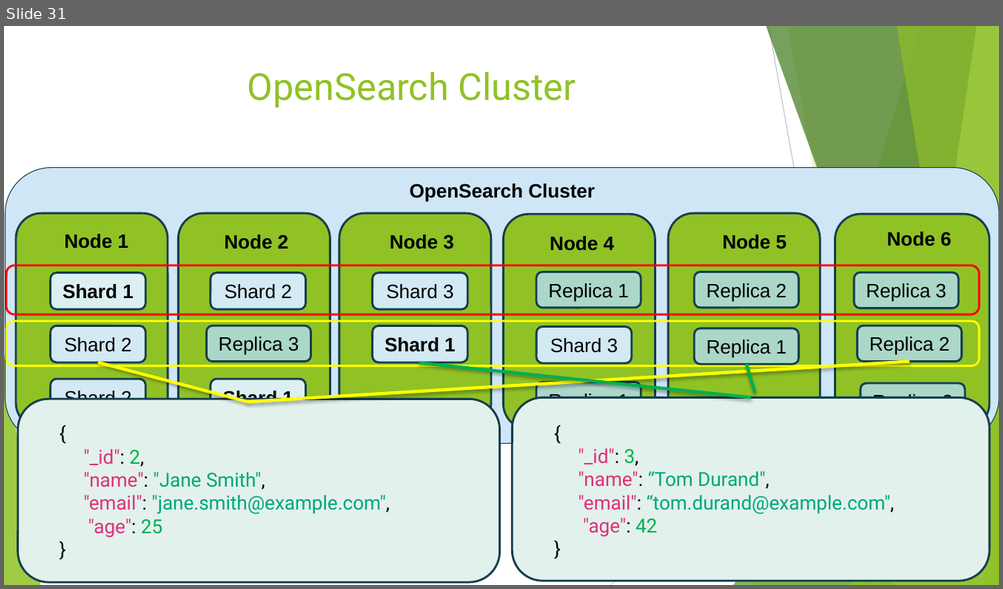
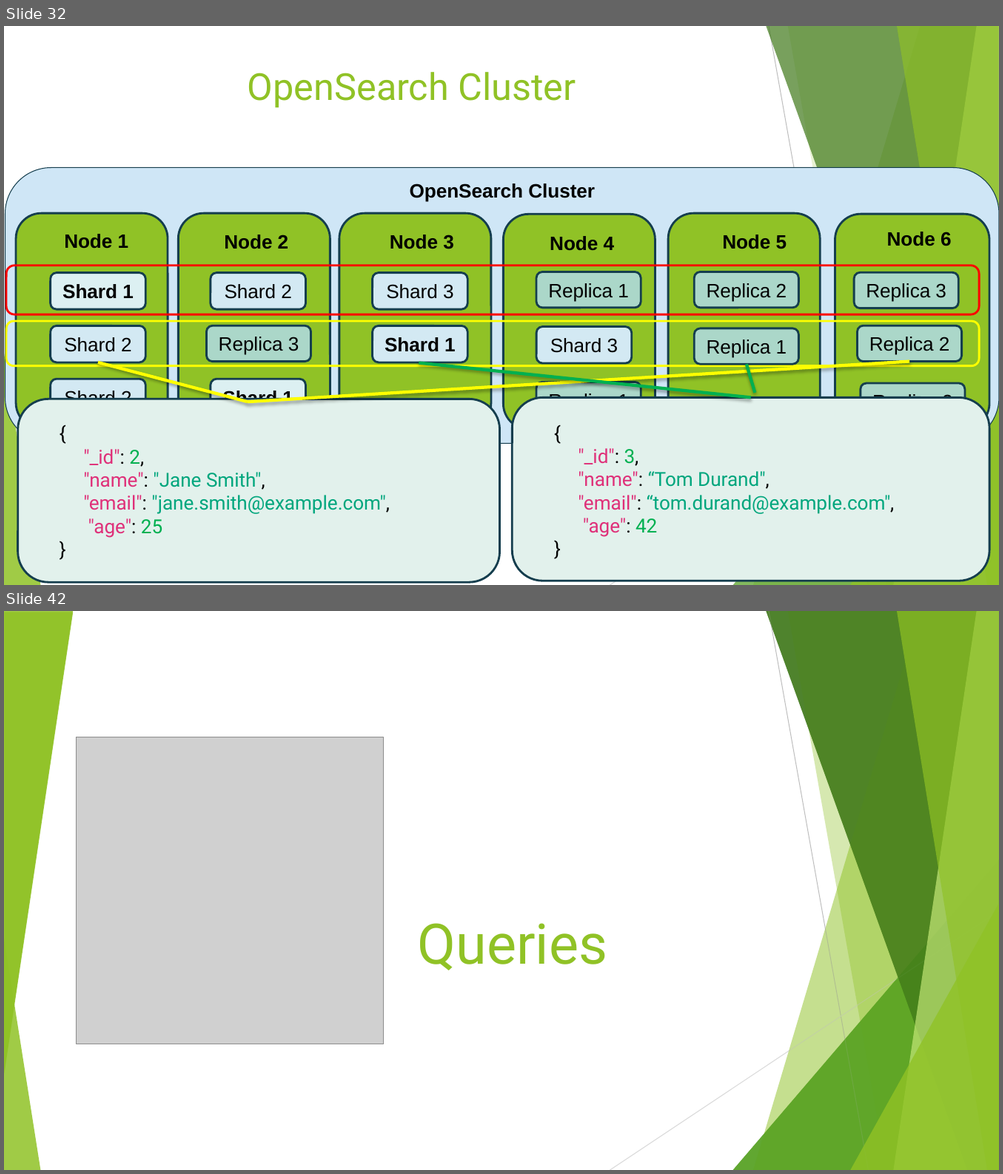
Before and after one commit to zwergon/ensg_search, a slide deck: docs/NoSQL introduction.pptx. Shown one above the other, each under a label of ours: slide 31 before the commit, slides 32 and 42 after it; the slides between them are not shown. The pictures are 1003x589 and 1003x1174 pixels, drawn with LibreOffice and Linux fonts; fonts in the diff are those of the drawing; grey boxes stand for pictures. Boxes give left, top, right and bottom in pixels: in the first picture for what was removed or moved away, otherwise in the second. Text is boxed around its words. In the diff, an @@ line names an element or a change of style, - is before the commit and + after.

```diff
--- a/docs/NoSQL introduction.pptx
+++ b/docs/NoSQL introduction.pptx
@@ slide 42 added at box(4, 611, 999, 1170), background #FFFFFF; not listed: 8 template elements that a slide beside it also shows @@
@@ group added at box(4, 611, 999, 1170): 5 freeform shapes, 3 triangles, 2 lines @@
@@ triangle added at box(4, 612, 73, 1074), fill #90C226 at 85% opacity @@
@@ picture added at box(77, 738, 384, 1045) @@
@@ title added at box(417, 923, 607, 971), 54 pt, text #90C226 @@
+Queries
@@ what was slide 31 is now slide 32 @@
```
Also in this commit, not shown: 1 slide changed, 34 other slides added, 8 other files.
